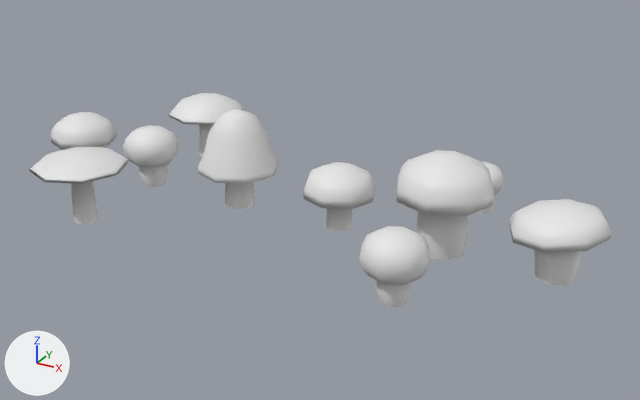
An edit to the FBX model Assets/Graphic/Märta test/shroom/shrooms.fbx, drawn before and after from the same camera.
Rendered twice from a 50 mm camera at (0.0723, -0.197, 0.105) aimed at (-0.0313, -0.0086, 0.0107). Lighting does not change. The marker at lower left points along +X, +Y and +Z. The older version comes first. Where no turn or scale is listed for an object, it has been applied to the vertices.
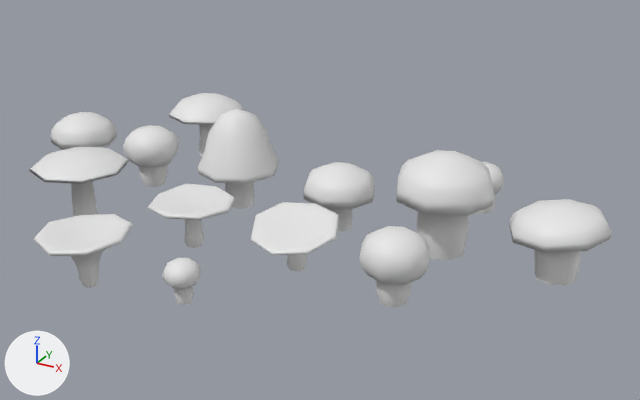
The newer file is also turned or shifted as a whole; pictures and numbers use the older file's frame.

Edits to the bpy script that builds the scene:
```text
Add me_mesh_010:
    me_mesh_010.from_pydata(...)  # 89 vertices, 88 faces; spans x -0.0116..0.0114, y -0.0115..0.0115, z 0.0..0.0151
    me_mesh_010.materials.append(mat_openpbr_shader1)  # white #e7e7e7
Add me_mesh_009_1:
    me_mesh_009_1.from_pydata(...)  # 65 vertices, 64 faces; spans x -0.0045..0.0045, y -0.00483..0.0041, z -0.00002..0.01085
    me_mesh_009_1.materials.append(mat_openpbr_shader1)  # white #e7e7e7
Add me_mesh_011:
    me_mesh_011.from_pydata(...)  # 97 vertices, 96 faces; spans x -0.0115..0.0115, y -0.0117..0.0104, z 0.0..0.0138
    me_mesh_011.materials.append(mat_openpbr_shader1)  # white #e7e7e7
Add me_mesh_012:
    me_mesh_012.from_pydata(...)  # 97 vertices, 96 faces; spans x -0.0116..0.0114, y -0.0115..0.0115, z 0.0..0.0132
    me_mesh_012.materials.append(mat_openpbr_shader1)  # white #e7e7e7
Add ob_polysurface31:
    ob_polysurface31 = bpy.data.objects.new('polySurface31', me_mesh_010)
    ob_polysurface31.location = (-0.0674, -0.0584, -0.0001)
Add ob_polysurface30:
    ob_polysurface30 = bpy.data.objects.new('polySurface30', me_mesh_009_1)
    ob_polysurface30.location = (-0.0425, -0.054, 0.0)
Add ob_polysurface32:
    ob_polysurface32 = bpy.data.objects.new('polySurface32', me_mesh_011)
    ob_polysurface32.location = (-0.0279, -0.0268, 0.0)
Add ob_polysurface33:
    ob_polysurface33 = bpy.data.objects.new('polySurface33', me_mesh_012)
    ob_polysurface33.location = (-0.0581, -0.0285, 0.0)
```

Pixel boxes (x1, y1, x2, y2) of what changed, in the pictures (640 x 400 px):
'polySurface32', added: after (250, 202, 339, 271)
'polySurface31', added: after (33, 214, 133, 288)
'polySurface33', added: after (147, 184, 236, 248)
'polySurface30', added: after (162, 258, 201, 305)
